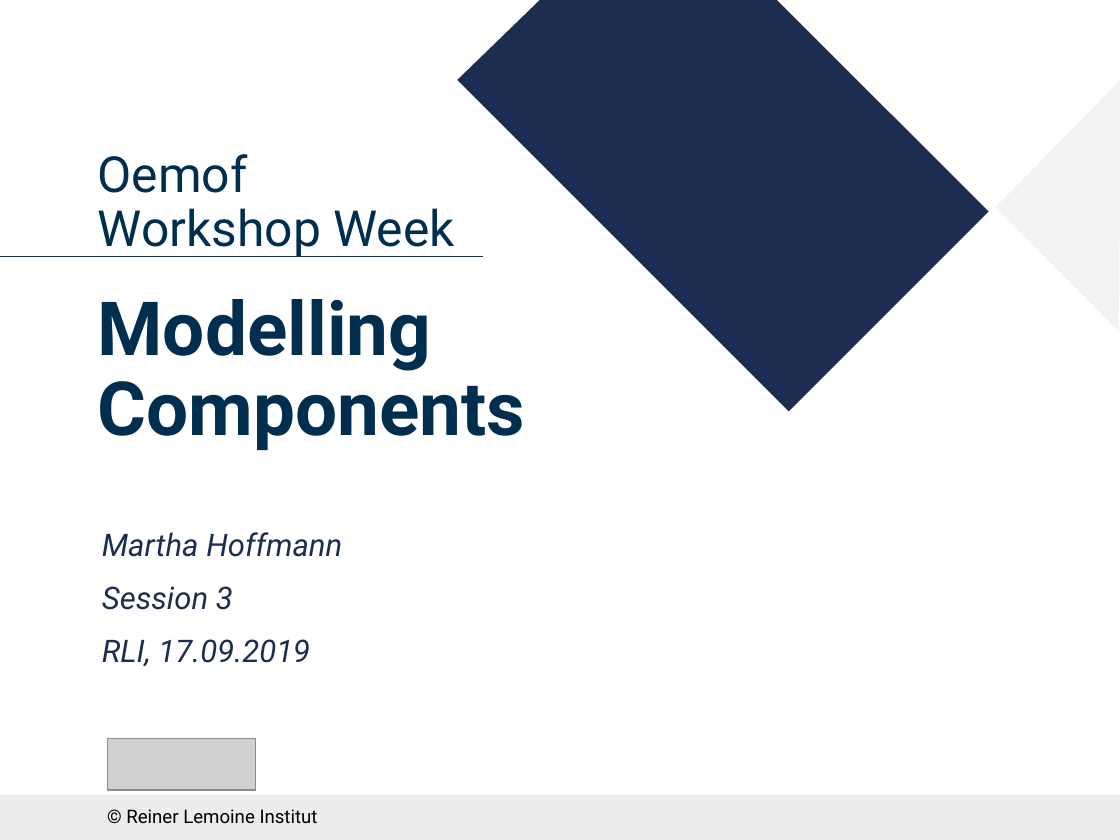
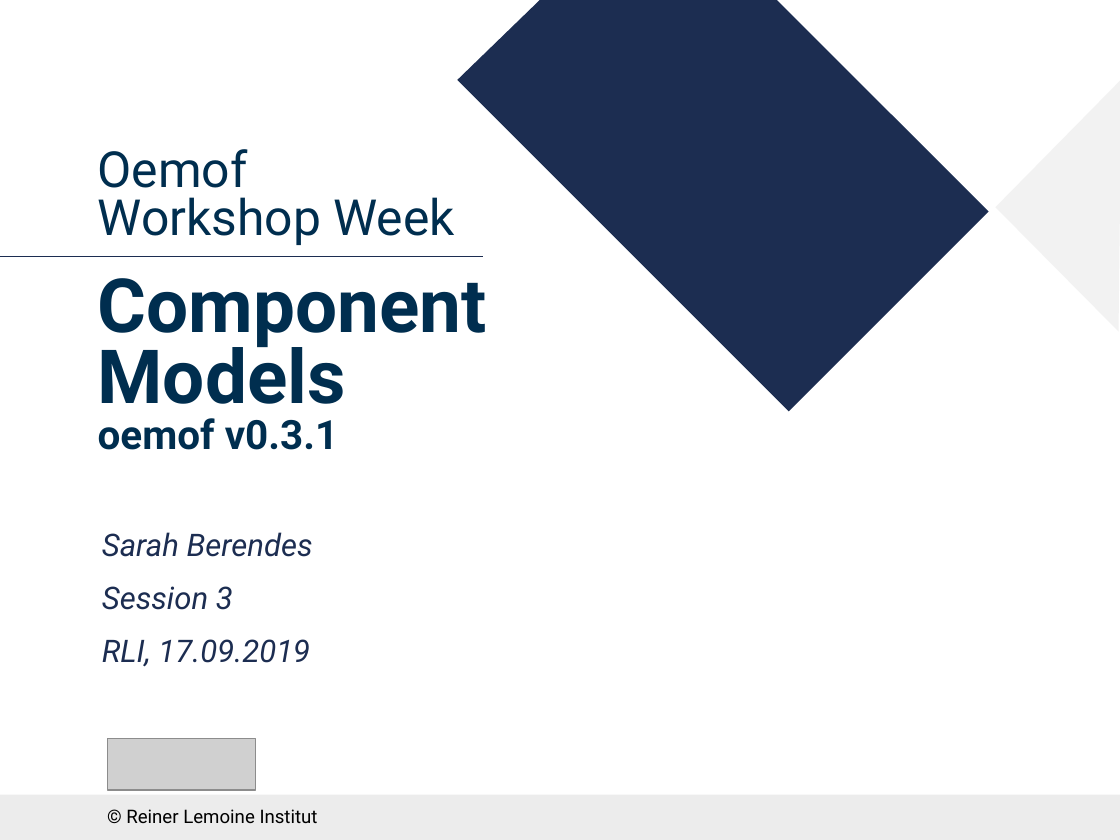
Before and after one commit to smartie2076/oemof_workshop, a slide deck: slide 1 of Oemof_Workshop_05_Components.pptx. Drawn at 1120x840 pixels with LibreOffice and Linux fonts; fonts in the diff are those of the drawing; grey boxes stand for pictures; background and template pictures are left out. Boxes give left, top, right and bottom in pixels: in the first picture for what was removed or moved away, otherwise in the second. Text is boxed around its words. In the diff, an @@ line names an element or a change of style, - is before the commit and + after.

Commit message:
model_components workshop material is uploaded

```diff
--- a/Oemof_Workshop_05_Components.pptx
+++ b/Oemof_Workshop_05_Components.pptx
@@ text at [98,149,487,450]: text changed; size 48 to 32 pt @@
-Oemof
-Workshop Week
-Modelling Components
+Oemof
+Workshop Week
+Component Models
+oemof v0.3.1
@@ subtitle at [102,532,313,557]: text changed @@
-Martha Hoffmann
+Sarah Berendes
```
Also in this commit, not shown: 2 other slides changed, 19 slides added, 3 slides removed, 5 other files.
